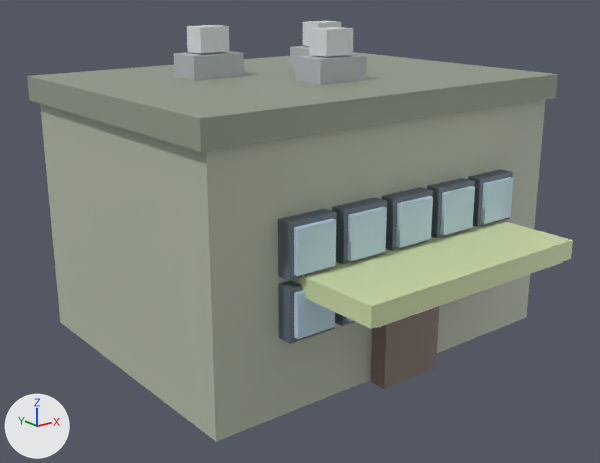
Before and after pictures for a commit that changed the glTF model models/furniture_store.glb.
Rendered twice from a 50 mm camera at (-1.73, -2.19, 1.21) aimed at (-0.09, -0.13, 0.39). Arrows for +X, +Y and +Z are at lower left; the lights stay in place. The first picture is the older version. Where no turn or scale is listed for an object, it has been applied to the vertices.

Objects in the first picture: 'geometry_0'.
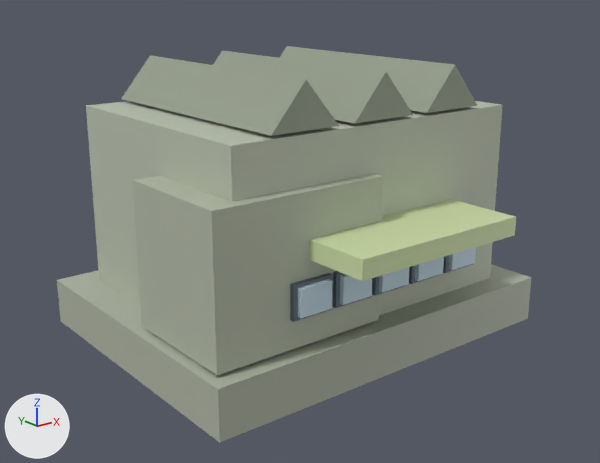
What differs and where, as boxes (x1, y1, x2, y2) in the pictures (600 x 463 px; the box of a moved part takes in the faces that stretch with it):
'geometry_0', reshaped (13% narrower): before (27, 21, 573, 441); after (57, 46, 532, 443)
part 1 of me_geometry_0, added: after (57, 264, 532, 443)
part 2 of me_geometry_0, added: after (86, 101, 503, 315)
part 3 of me_geometry_0, added: after (133, 174, 383, 375)
part 4 of me_geometry_0, added (green): after (309, 199, 516, 281)
part 5 of me_geometry_0, added: after (290, 273, 333, 322)
part 6 of me_geometry_0, added: after (298, 279, 332, 318)
part 7 of me_geometry_0, added: after (333, 271, 372, 308)
part 8 of me_geometry_0, added: after (340, 274, 372, 305)
part 9 of me_geometry_0, added (mostly hidden): after (372, 276, 407, 296)
part 10 of me_geometry_0, added: after (379, 267, 409, 293)
part 11 of me_geometry_0, added (mostly hidden): after (409, 266, 442, 284)
part 12 of me_geometry_0, added: after (415, 257, 444, 281)
part 13 of me_geometry_0, added (mostly hidden): after (443, 255, 473, 273)
part 14 of me_geometry_0, added: after (449, 247, 476, 270)
part 15 of me_geometry_0, deleted: before (174, 21, 573, 389)
part 16 of me_geometry_0, moved or reshaped: before (27, 52, 558, 441); after (121, 46, 477, 136)

What changed in the scene script:
```text
Change me_geometry_0:
    used by ob_geometry_0; location = (0.0, 0.0, 0.0)
    remove me_geometry_0.from_pydata(...)  # 256 vertices, 384 faces; spans x -0.702..0.702, y -0.83..0.53, z 0.0..1.04
    add me_geometry_0.from_pydata(...)  # 130 vertices, 192 faces; spans x -0.67..0.67, y -0.69..0.52, z 0.0..0.93
    me_geometry_0 part 1: a new loose piece, a box spanning x -0.67..0.67, y -0.52..0.52, z 0.0..0.16, in mat_defaultmaterial
    me_geometry_0 part 2: a new loose piece, a box spanning x -0.55..0.55, y -0.43..0.43, z 0.16..0.78, in mat_defaultmaterial
    me_geometry_0 part 3: a new loose piece, a box spanning x -0.64..-0.04, y -0.47..-0.05, z 0.17..0.63, in mat_defaultmaterial
    me_geometry_0 part 4: a new loose piece, a box spanning x -0.32..0.32, y -0.69..-0.43, z 0.43..0.49, in mat_defaultmaterial
    me_geometry_0 part 5: a new loose piece, a box spanning x -0.388..-0.244, y -0.485..-0.435, z 0.264..0.373, in mat_defaultmaterial
    me_geometry_0 part 6: a new loose piece, a box spanning x -0.374..-0.259, y -0.5..-0.44, z 0.275..0.362, in mat_defaultmaterial
    me_geometry_0 part 7: a new loose piece, a box spanning x -0.23..-0.086, y -0.485..-0.435, z 0.264..0.373, in mat_defaultmaterial
    me_geometry_0 part 8: a new loose piece, a box spanning x -0.215..-0.101, y -0.5..-0.44, z 0.275..0.362, in mat_defaultmaterial
    me_geometry_0 part 9: a new loose piece, a box spanning x -0.072..0.072, y -0.485..-0.435, z 0.264..0.373, in mat_defaultmaterial
    me_geometry_0 part 10: a new loose piece, a box spanning x -0.057..0.057, y -0.5..-0.44, z 0.275..0.362, in mat_defaultmaterial
    me_geometry_0 part 11: a new loose piece, a box spanning x 0.086..0.23, y -0.485..-0.435, z 0.264..0.373, in mat_defaultmaterial
    me_geometry_0 part 12: a new loose piece, a box spanning x 0.101..0.215, y -0.5..-0.44, z 0.275..0.362, in mat_defaultmaterial
    me_geometry_0 part 13: a new loose piece, a box spanning x 0.244..0.388, y -0.485..-0.435, z 0.264..0.373, in mat_defaultmaterial
    me_geometry_0 part 14: a new loose piece, a box spanning x 0.259..0.374, y -0.5..-0.44, z 0.275..0.362, in mat_defaultmaterial
    me_geometry_0 part 15: 30 loose pieces with 240 vertices, spanning x -0.461..0.461, y -0.83..0.204, z 0.0..1.04, are deleted
    me_geometry_0 part 16
    16 vertices are removed from x -0.702..0.702, y -0.53..0.53, z 0.0..0.88
    24 faces are deleted
    9 vertices are added at x -0.42..0.42, y -0.43, z 0.79..0.93
    9 new vertices lie (0.0, 0.86, 0.0) away from vertices in x -0.42..0.42, y -0.43, z 0.79..0.93
    24 new faces join them
```
